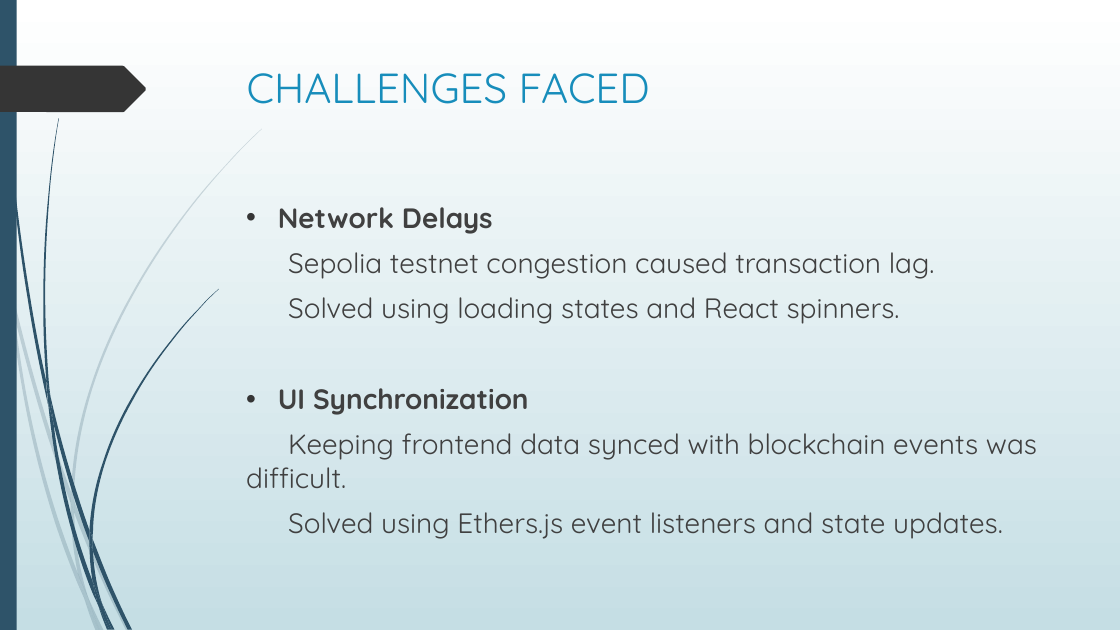
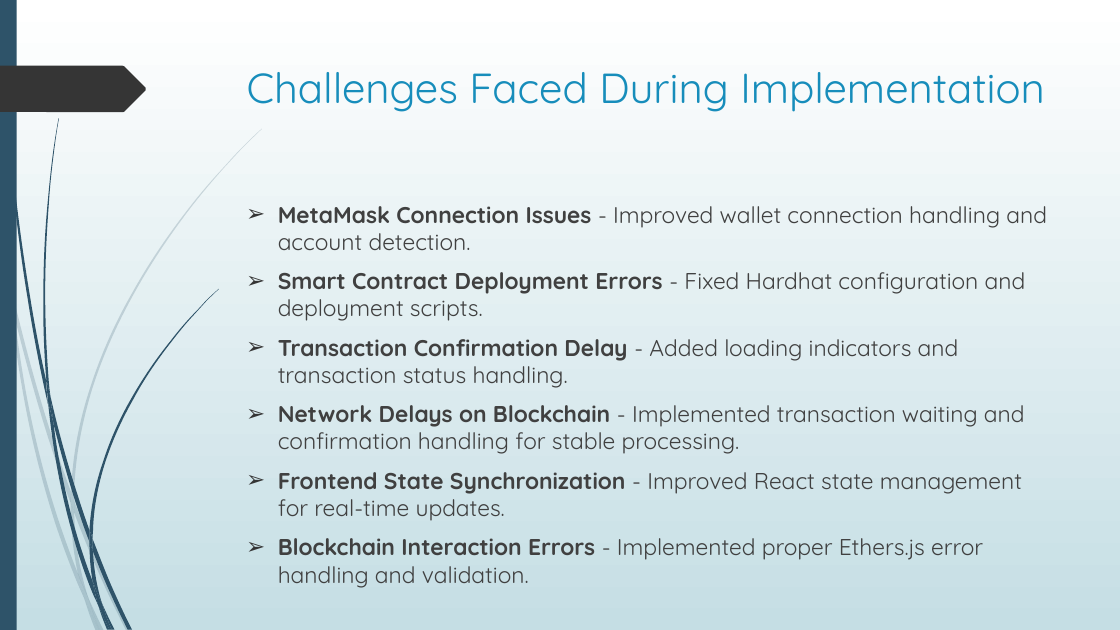
Before and after one commit to chigonglei/DAppSopolia, a slide deck: slide 29 of Presentation.pptx (slide 13 before the commit). Drawn at 1120x630 pixels with LibreOffice and Linux fonts; fonts in the diff are those of the drawing. Boxes give left, top, right and bottom in pixels: in the first picture for what was removed or moved away, otherwise in the second. Text is boxed around its words. In the diff, an @@ line names an element or a change of style, - is before the commit and + after.

```diff
--- a/Presentation.pptx
+++ b/Presentation.pptx
@@ title at box(247, 72, 1045, 112): text changed @@
-CHALLENGES FACED
+Challenges Faced During Implementation
@@ text at box(278, 206, 1047, 560): text changed; size 24.1 to 19.6 pt @@
-• Network Delays
-Sepolia testnet congestion caused transaction lag.
-Solved using loading states and React spinners.
-• UI Synchronization
-Keeping frontend data synced with blockchain events was difficult.
-Solved using Ethers.js event listeners and state updates.
+➢ MetaMask Connection Issues - Improved wallet connection handling and account detection.
+➢ Smart Contract Deployment Errors - Fixed Hardhat configuration and deployment scripts.
+➢ Transaction Confirmation Delay - Added loading indicators and transaction status handling.
+➢ Network Delays on Blockchain - Implemented transaction waiting and confirmation handling for stable processing.
+➢ Frontend State Synchronization - Improved React state management for real-time updates.
+➢ Blockchain Interaction Errors - Implemented proper Ethers.js error handling and validation.
```
Also in this commit, not shown: 11 other slides changed, 20 slides added, 7 slides removed, 5 other files.
